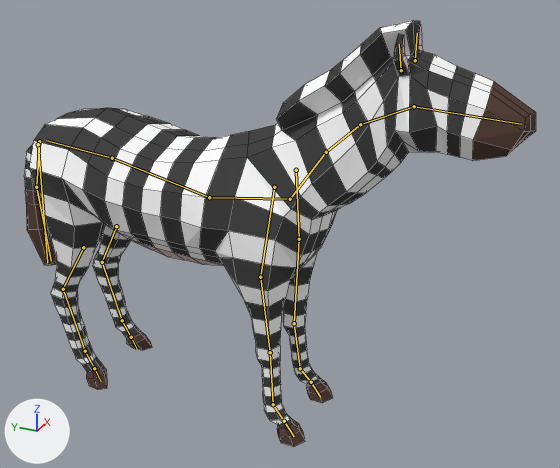
Two versions of the Blender file Assets/Sabana/zebra.blend, one commit apart.
One viewpoint serves both versions: a camera (50 mm lens) standing at (-9.36, -6.07, 7.87) and looking at (0.33, -1.71, 3.03). Lighting does not change. The marker at lower left points along +X, +Y and +Z. The bones that bend it are drawn over the model as lines. Mesh edges are drawn as thin lines.

Names of what the first picture shows: 'caballo'.
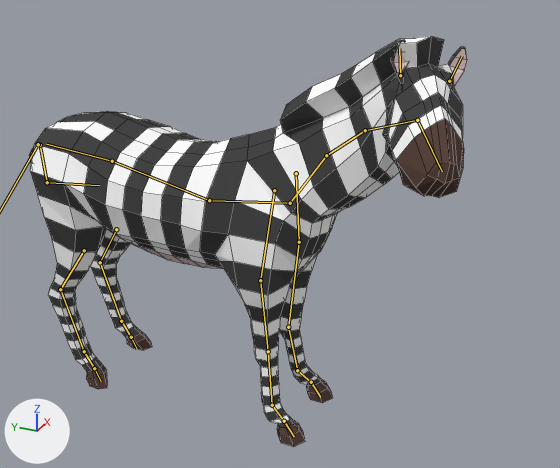
The newer file adds an action. The first version stands in its rest pose; the second is drawn at frame 80 of the action 'IDLE'.

Pixel boxes [x1, y1, x2, y2] of what changed, in the pictures (560 x 468 px):
```json
{"object": "caballo", "change": "posed", "before": [24, 21, 536, 446], "after": [29, 36, 467, 446], "on screen": "14% narrower"}
{"bone": "spine", "before": "(290, 199) to (209, 197)", "after": "(290, 203) to (209, 200)"}
{"bone": "tail", "before": "(39, 141) to (36, 187)", "after": "(40, 145) to (47, 182)"}
{"bone": "neck", "before": "(360, 124) to (414, 106)", "after": "(365, 130) to (417, 120)"}
{"bone": "head", "before": "(414, 106) to (521, 124)", "after": "(417, 120) to (442, 171)"}
```

Edits to the scene script, one JSON object a line:
```json
{"block": "bone_spine", "where": "bone_spine = bpy.data.objects['Armature'].pose.bones['spine']"}
{"op": "set", "path": "bone_spine.location", "old": "(0.0, 0.0, 0.0)", "new": "(0.0, 0.01, -0.05)"}
{"block": "bone_tail", "where": "bone_tail = bpy.data.objects['Armature'].pose.bones['tail']  # child of 'spine3'"}
{"op": "set", "path": "bone_tail.rotation_quaternion", "old": "(1.0, 0.0, 0.0, 0.0)", "new": "(0.986, 0.0, -0.04, -0.164)", "note": "degrees (0, 0, 0) -> degrees (1, -5, -19)"}
{"block": "bone_neck", "where": "bone_neck = bpy.data.objects['Armature'].pose.bones['neck']  # child of 'neck2'"}
{"op": "set", "path": "bone_neck.rotation_quaternion", "old": "(1.0, 0.0, 0.0, 0.0)", "new": "(0.987, -0.044, -0.009, 0.15)", "note": "degrees (0, 0, 0) -> degrees (-5, 0, 17)"}
{"block": "bone_head", "where": "bone_head = bpy.data.objects['Armature'].pose.bones['head']  # child of 'neck'"}
{"op": "set", "path": "bone_head.rotation_quaternion", "old": "(1.0, 0.0, 0.0, 0.0)", "new": "(0.889, 0.055, 0.034, 0.44)", "note": "degrees (0, 0, 0) -> degrees (7, 1, 53)"}
{"block": "bone_head_ik_target", "where": "bone_head_ik_target = bpy.data.objects['Armature'].pose.bones['head_IK-target']"}
{"op": "set", "path": "bone_head_ik_target.location", "old": "(0.0, 0.0, 0.0)", "new": "(0.0, 0.12, 0.13)"}
{"block": "bone_tail_ctrl", "where": "bone_tail_ctrl = bpy.data.objects['Armature'].pose.bones['tail-CTRL']"}
{"op": "set", "path": "bone_tail_ctrl.rotation_quaternion", "old": "(1.0, 0.0, 0.0, 0.0)", "new": "(0.908, 0.0, 0.028, 0.418)", "note": "degrees (0, 0, 0) -> degrees (1, 3, 49)"}
```
